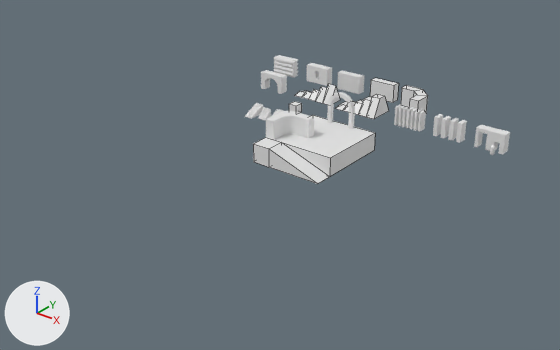
What one commit did to the Blender file Raw/demo.blend.
One viewpoint serves both versions: a camera (50 mm lens) standing at (85.1, -119.8, 62.0) and looking at (-0.4, -12.9, -4.3). Arrows for +X, +Y and +Z are at lower left; the lights stay in place. Mesh edges are drawn as thin lines on the coarser meshes.

Objects in the first picture: 'demo_01', 'demo_02', 'demo_03', 'demo_04', 'demo_05', 'demo_06', 'demo_07', 'demo_08', 'demo_09', 'demo_10', 'demo_plane_01', 'demo_ramp_01'.
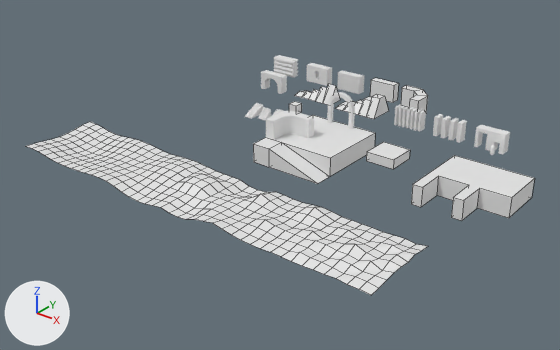
Changed parts and their boxes [x1, y1, x2, y2] in the pictures (560 x 350 px):
```json
{"object": "demo_terrain_01", "change": "added", "after": [27, 122, 428, 295]}
{"object": "demo_plane_03", "change": "added", "after": [411, 155, 535, 221]}
{"object": "demo_plane_02", "change": "added", "after": [366, 142, 410, 169]}
```

Scene script edits in JSON lines:
```json
{"op": "add", "block": "me_plane_002", "code": ["me_plane_002 = bpy.data.meshes.new('Plane.002')", "me_plane_002.from_pydata(...)  # a box spanning x -3.0..3.0, y -3.0..3.0, z -1.0..1.0", "me_plane_002.materials.append(mat_checker_dark_psd)  # its picture is missing"]}
{"op": "add", "block": "me_plane_003", "code": ["me_plane_003 = bpy.data.meshes.new('Plane.003')", "me_plane_003.from_pydata(...)  # 20 vertices, 12 faces; spans x -8.0..8.0, y -8.0..8.0, z -4.0..0.0", "me_plane_003.materials.append(mat_checker_dark_psd)  # its picture is missing"]}
{"op": "add", "block": "me_plane_004", "code": ["me_plane_004 = bpy.data.meshes.new('Plane.004')", "me_plane_004.from_pydata(...)  # 369 vertices, 320 faces; spans x -40.0..40.0, y -8.0..8.0, z -0.9..1.6", "me_plane_004.materials.append(mat_checker_dark_psd)  # its picture is missing"]}
{"op": "add", "block": "ob_demo_plane_02", "code": ["ob_demo_plane_02 = bpy.data.objects.new('demo_plane_02', me_plane_002)", "ob_demo_plane_02.location = (16.0, 0.0, 0.0)"]}
{"op": "add", "block": "ob_demo_plane_03", "code": ["ob_demo_plane_03 = bpy.data.objects.new('demo_plane_03', me_plane_003)", "ob_demo_plane_03.location = (34.0, 0.0, 0.0)"]}
{"op": "add", "block": "ob_demo_terrain_01", "code": ["ob_demo_terrain_01 = bpy.data.objects.new('demo_terrain_01', me_plane_004)", "ob_demo_terrain_01.location = (-1.0, -34.0, 0.0)"]}
```
